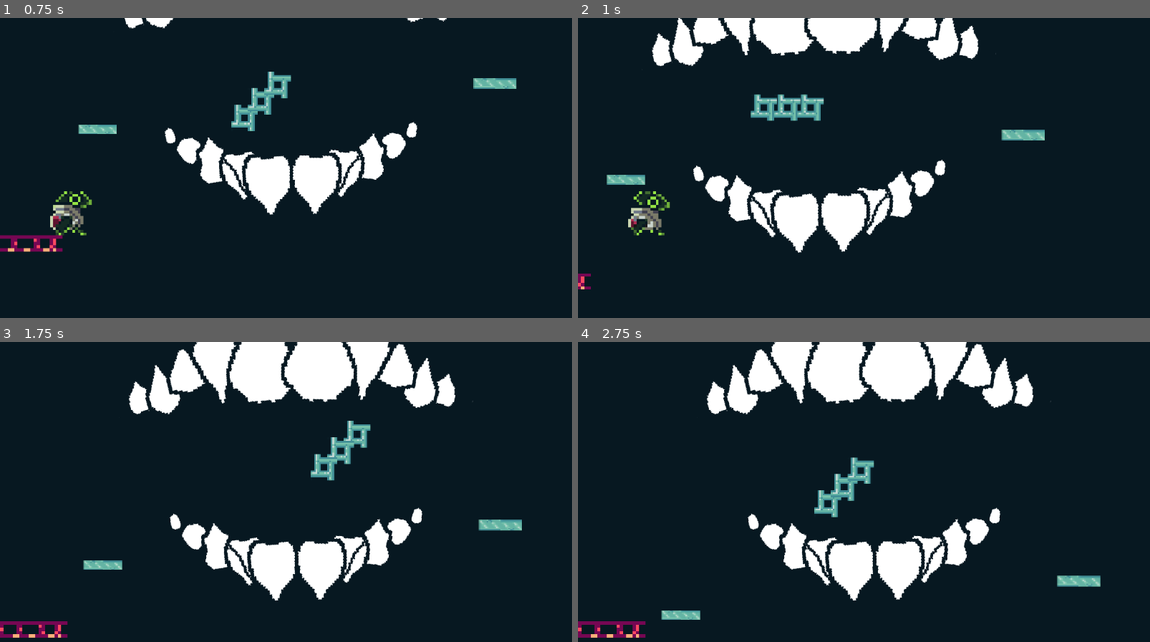
Above: before the commit, frames 1-4 (two rows, left to right).
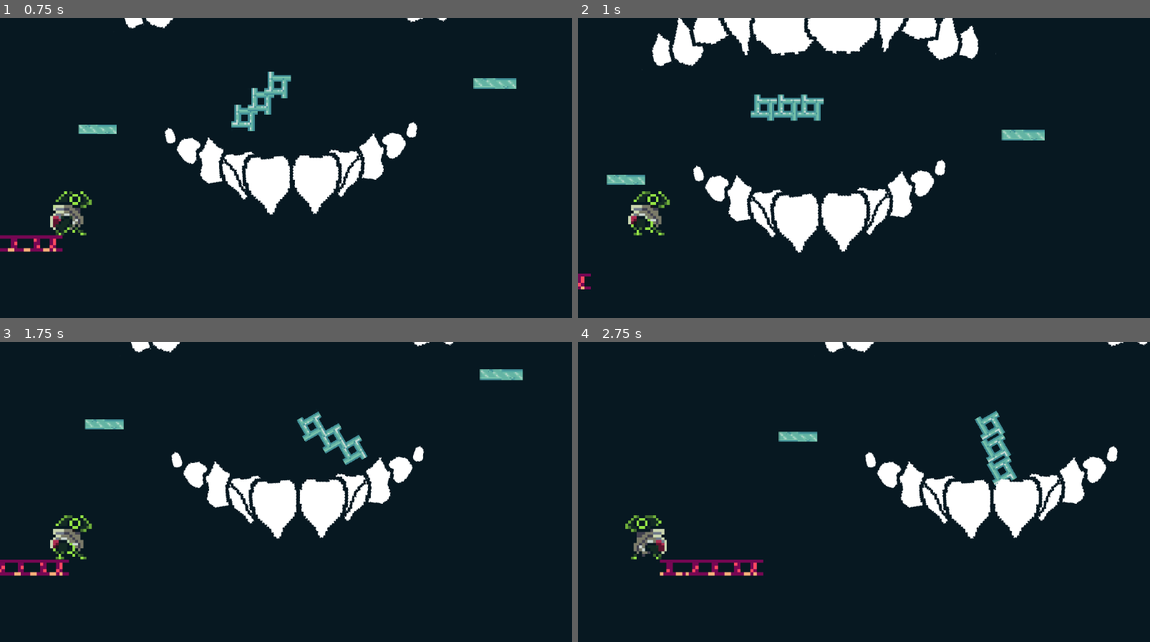
Above: after the commit, the same moments.

Repository: ennnui/2D-group-game
Game: Godot game, scene res://lvl.tscn
Two runs of this game, one before a commit and one after it. Both use one fixed random seed, a clock stepped at 60 frames per second and the inputs below.
Inputs:
- Up to frame 1 (0.75 s): tap Enter (ui_accept) at 0.5 s; hold Right (ui_right) from 0.53 s (still down)
- Up to frame 2 (1 s): keep holding Right (ui_right); tap Up (jump) at 0.77 s
- Up to frame 3 (1.75 s): keep holding Right (ui_right); tap Up (jump) at 1.52 s
- Up to frame 4 (2.75 s): release Right (ui_right) at 2.03 s; hold Left (ui_left) from 2.03 s (still down)

Frame 1 is identical in both runs. In frame 2, 0.5% of the frame differs, in the area x 8-17%, y 57-73%; in frame 3, 21%, in the area x 0-92%, y 0-99%; in frame 4, 20%.

Commit message:
added kill and respawn func

Diff:
--- a/dentl-clinik/bird_wiz.tscn
+++ b/dentl-clinik/bird_wiz.tscn
@@ -38,6 +38,10 @@
 		velocity.x = direction * SPEED
 	else:
 		velocity.x = move_toward(velocity.x, 0, SPEED)
+
+	#func kill():
+		#position = $\"../Respawn\".position
+		#print(\"im dead\")
 
 	move_and_slide()
 
@@ -185,9 +189,9 @@
 position = Vector2(244.5, 248.5)
 scale = Vector2(5.5625, 5.5625)
 sprite_frames = SubResource("SpriteFrames_xphr6")
-animation = &"idle"
+animation = &"dead"
 autoplay = "idle"
-frame_progress = 0.12023714
+frame_progress = 0.18754996
 
 [node name="Camera2D" type="Camera2D" parent="CharacterBody2D" unique_id=41876210]
 position = Vector2(579, 179)
--- a/dentl-clinik/collision_shape_2d.gd
+++ /dev/null
@@ -1,5 +0,0 @@
-extends CollisionShape2D
-
-func _on_body_entered(body:CharacterBody2D):
-	if body.name == "bird_wiz":
-		body.queue_free()
--- a/dentl-clinik/killbox.gd
+++ b/dentl-clinik/killbox.gd
@@ -1,8 +1,12 @@
 extends Area2D
 
-func _on_body_entered(body):
-	if body.name == "bird_wiz":
-		body.kill()
-	else:
-		body.queue_free()
-#hell\lo
+
+
+
+func _on_body_entered(body: Node2D) -> void:
+	print(body)
+	#our character isnt named bird wiz its named characterbody2d
+	if body.name == "CharacterBody2D":
+		get_tree().reload_current_scene()
+		print("im dead!!!")
+	else: body.queue_free()
--- a/dentl-clinik/lvl.tscn
+++ b/dentl-clinik/lvl.tscn
@@ -4,7 +4,6 @@
 [ext_resource type="PackedScene" uid="uid://d0pmk23cb40rd" path="res://platformer_stat.tscn" id="1_xliyy"]
 [ext_resource type="PackedScene" uid="uid://cbro7qol3bvoh" path="res://bird_wiz.tscn" id="2_4iw1c"]
 [ext_resource type="PackedScene" uid="uid://k8fdej2ee7rl" path="res://platform_moving.tscn" id="3_4iw1c"]
-[ext_resource type="Script" uid="uid://dhg4d2m0qgggi" path="res://collision_shape_2d.gd" id="5_2a1lc"]
 [ext_resource type="Script" uid="uid://01u0x7bilm4y" path="res://killbox.gd" id="5_k0o5b"]
 [ext_resource type="PackedScene" uid="uid://bvps70ore51r" path="res://rotating_platform.tscn" id="8_5ud41"]
 
@@ -58,7 +57,6 @@
 position = Vector2(351.708, 610.238)
 scale = Vector2(1.94792, 2.9054)
 shape = SubResource("WorldBoundaryShape2D_2a1lc")
-script = ExtResource("5_2a1lc")
 
 [node name="bird wiz" parent="." unique_id=443955831 instance=ExtResource("2_4iw1c")]
 position = Vector2(-175, 264.00003)
